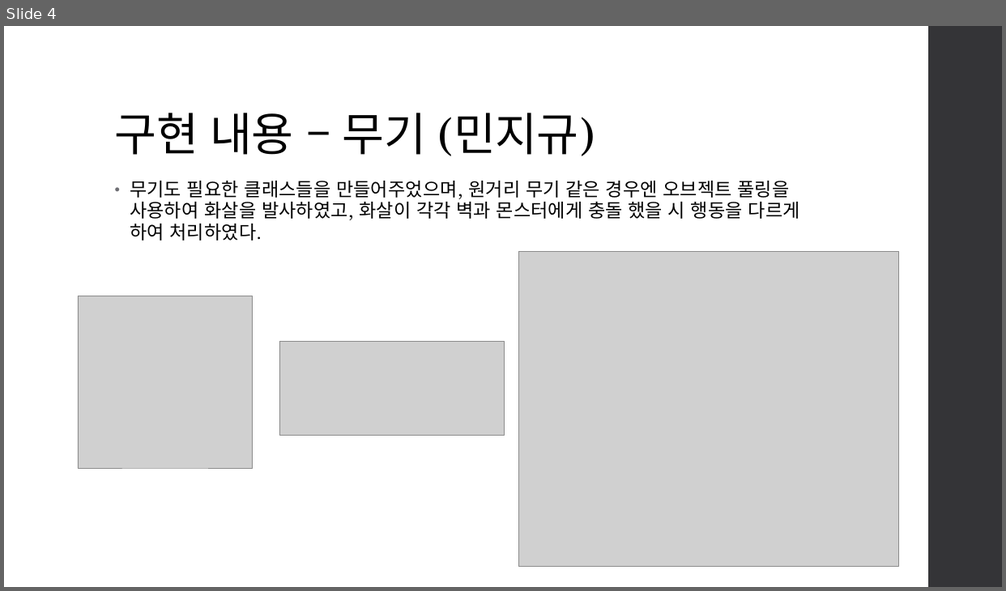
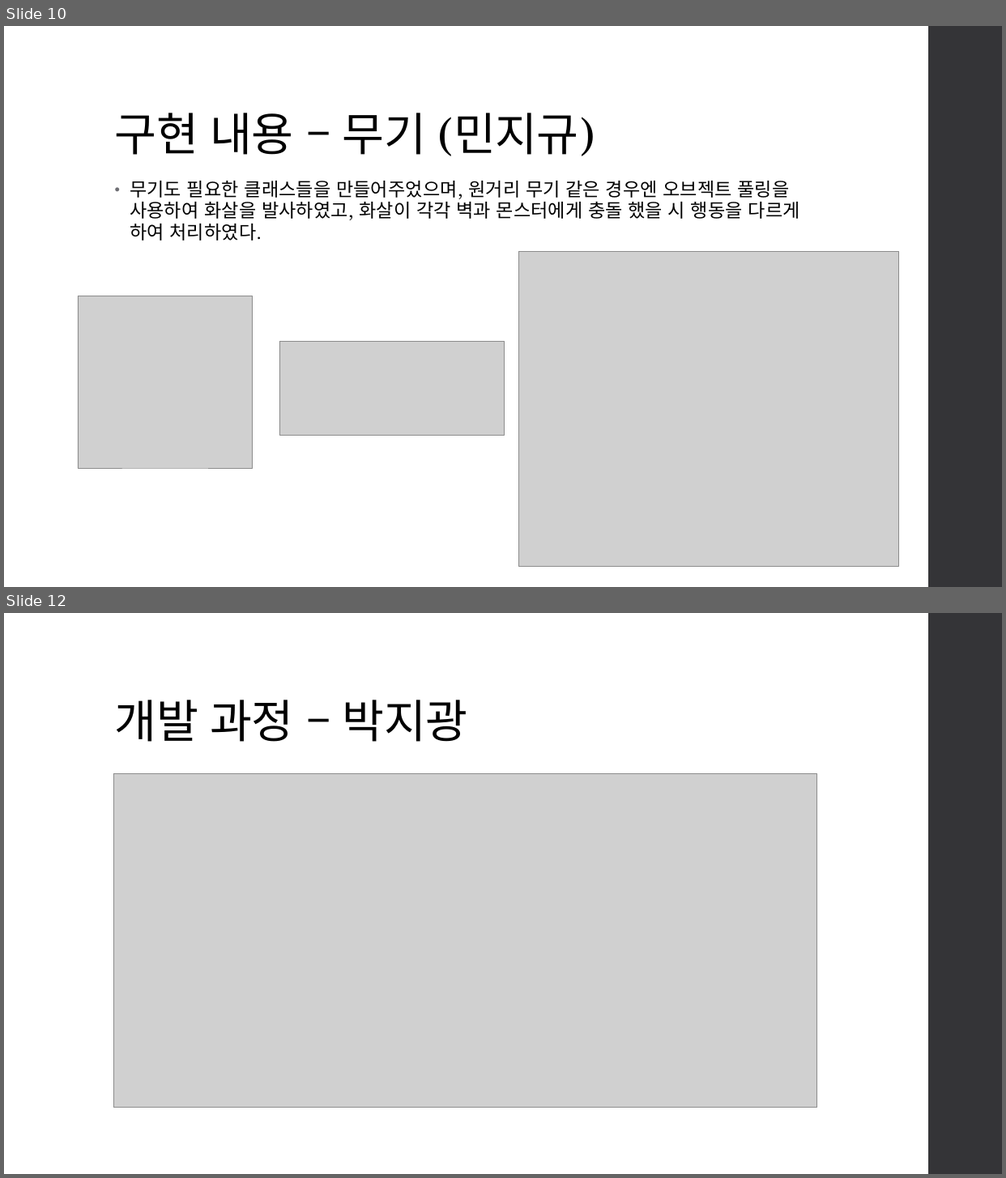
Before and after one commit to jigyu12/SFML_Team_Mockup_Project-Dungreed, a slide deck: SFML 던그리드 모작 팀 프로젝트(민지규, 박지광, 황규영) 발표 자료.pptx. Shown one above the other, each under a label of ours: slide 4 before the commit, slides 10 and 12 after it; the slides between them are not shown. The pictures are 1006x591 and 1006x1178 pixels, drawn with LibreOffice and Linux fonts; fonts in the diff are those of the drawing; grey boxes stand for pictures. Boxes give left, top, right and bottom in pixels: in the first picture for what was removed or moved away, otherwise in the second. Text is boxed around its words. In the diff, an @@ line names an element or a change of style, - is before the commit and + after.

```diff
--- a/SFML 던그리드 모작 팀 프로젝트(민지규, 박지광, 황규영) 발표 자료.pptx
+++ b/SFML 던그리드 모작 팀 프로젝트(민지규, 박지광, 황규영) 발표 자료.pptx
@@ slide 12 added at bbox=[4, 613, 1002, 1174], background #FFFFFF; not listed: 1 template element that a slide beside it also shows @@
@@ title added at bbox=[115, 700, 468, 742], 44 pt, text #000000 @@
+개발 과정 – 박지광
@@ picture added at bbox=[113, 774, 817, 1108] @@
@@ what was slide 4 is now slide 10 @@
```
Also in this commit, not shown: 1 slide changed, 19 other slides added, 1 slide removed.
